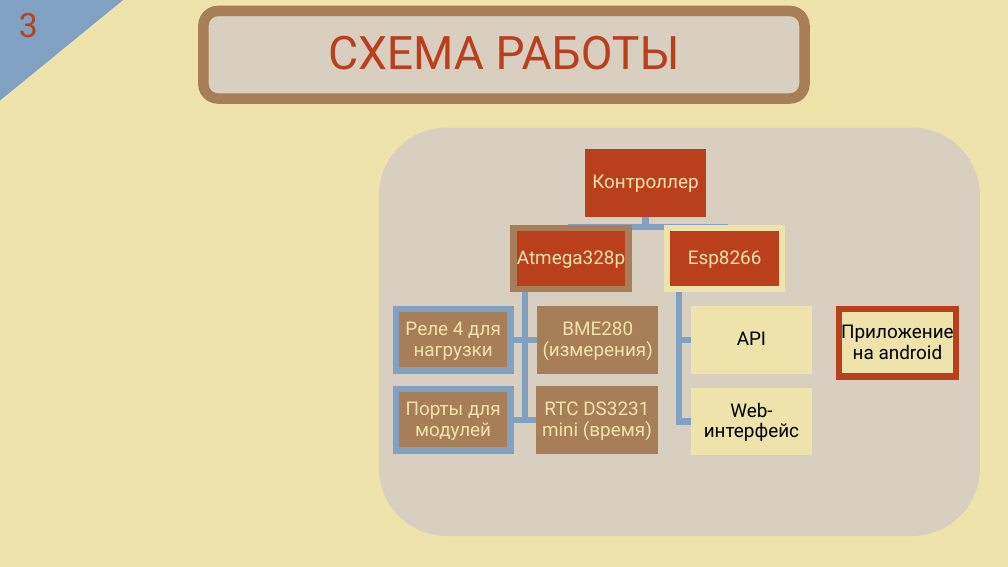
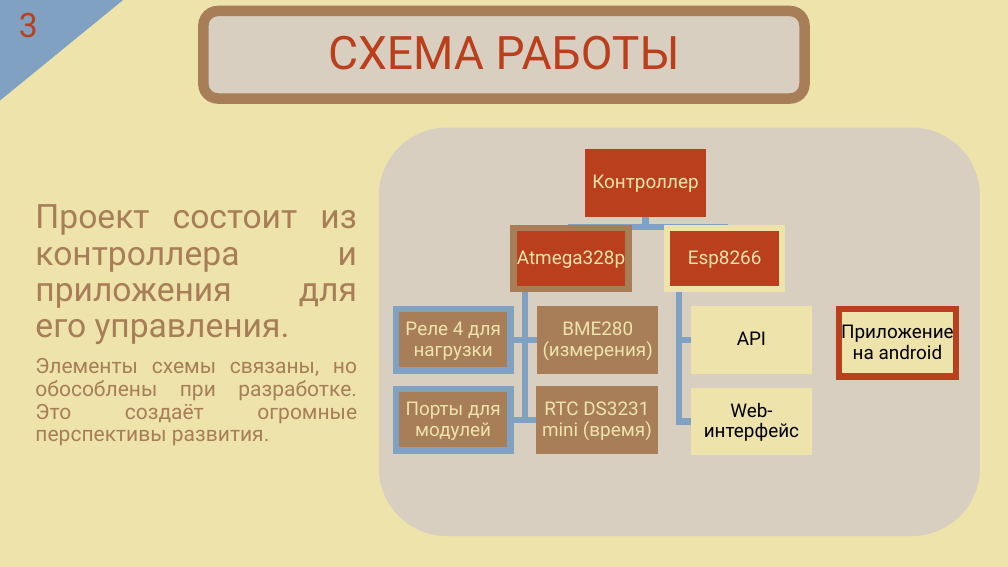
Before and after one commit to OneTwoZzzPlus/chicken, a slide deck: slide 3 of Documents/SChickenPresent-SakulinIM.pptx. Drawn at 1008x567 pixels with LibreOffice and Linux fonts; fonts in the diff are those of the drawing. Boxes give left, top, right and bottom in pixels: in the first picture for what was removed or moved away, otherwise in the second. Text is boxed around its words. In the diff, an @@ line names an element or a change of style, - is before the commit and + after.

```diff
--- a/Documents/SChickenPresent-SakulinIM.pptx
+++ b/Documents/SChickenPresent-SakulinIM.pptx
@@ text added at <box>35,204,357,445</box>, 20 pt, text #A77E58 @@
+Проект состоит из контроллера и приложения для его управления.
+Элементы схемы связаны, но обособлены при разработке. Это создаёт огромные перспективы развития.
```
Also in this commit, not shown: 2 other slides changed, 1 slide added, 3 other files.
